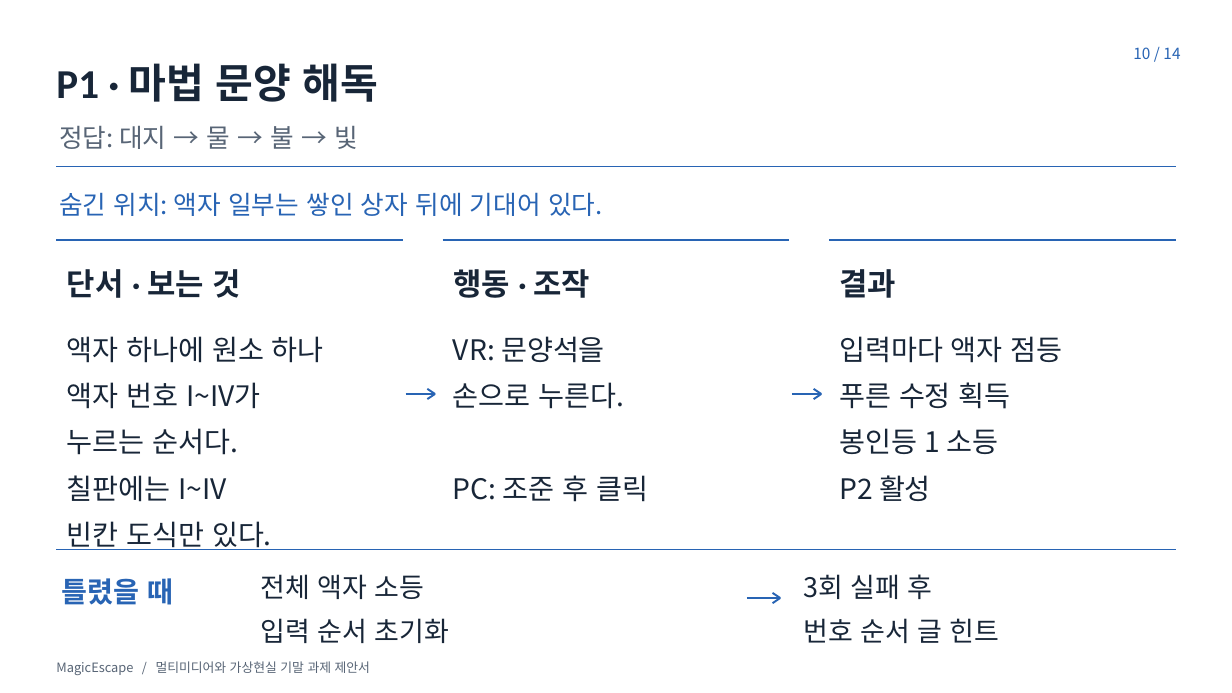
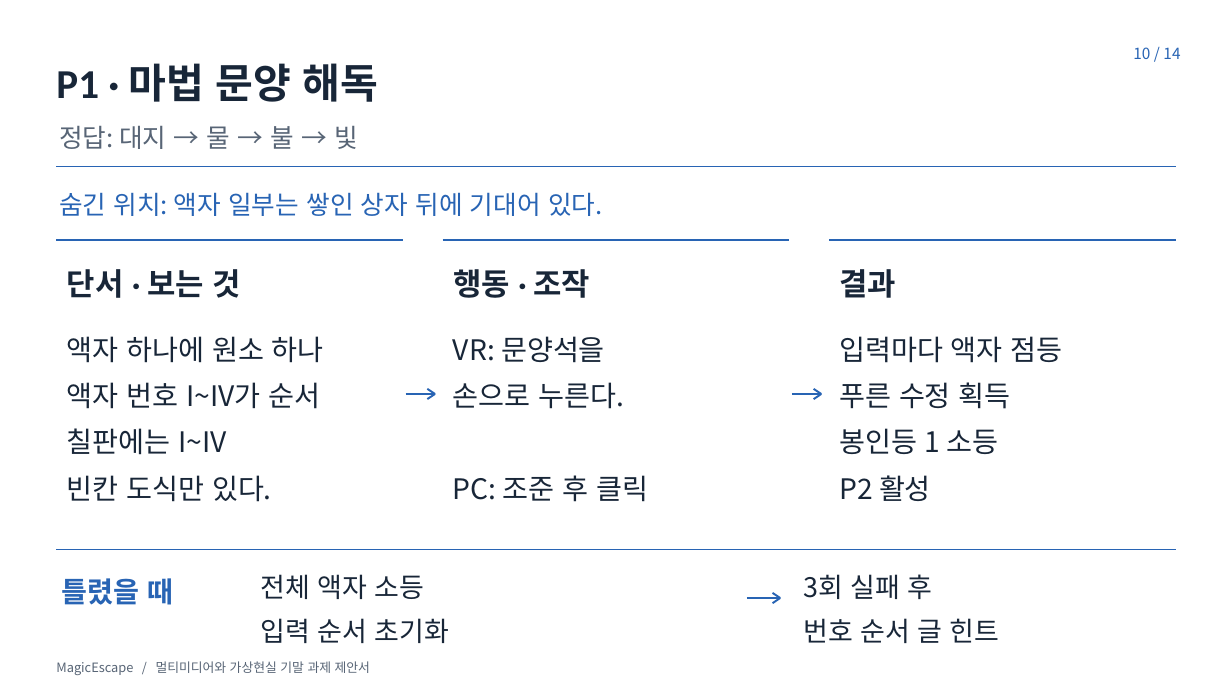
Before and after one commit to NoNamad5196/MagicEscape, a slide deck: slide 10 of presentation/proposal/MagicEscape_제안서.pptx. Drawn at 1232x693 pixels with LibreOffice and Linux fonts; fonts in the diff are those of the drawing. Boxes give left, top, right and bottom in pixels: in the first picture for what was removed or moved away, otherwise in the second. Text is boxed around its words. In the diff, an @@ line names an element or a change of style, - is before the commit and + after.

```diff
--- a/presentation/proposal/MagicEscape_제안서.pptx
+++ b/presentation/proposal/MagicEscape_제안서.pptx
@@ text at [67, 382, 320, 409]: text changed @@
-액자 번호 I~IV가
-누르는 순서다.
+액자 번호 I~IV가 순서
```
Also in this commit, not shown: 4 other files.
